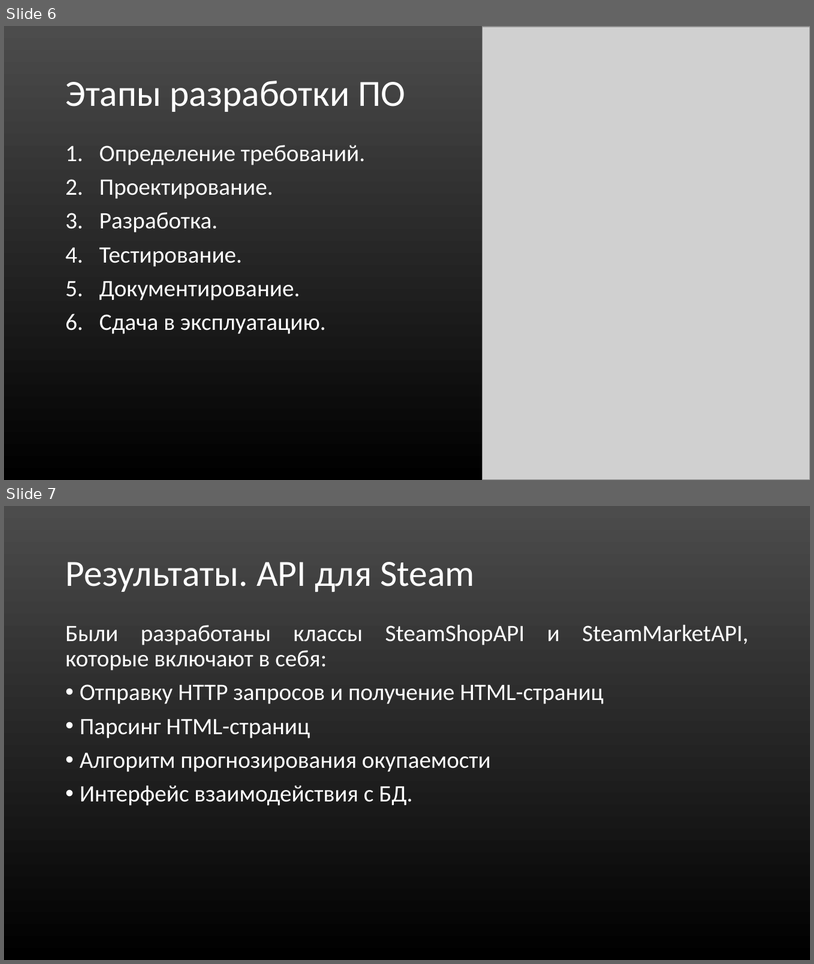
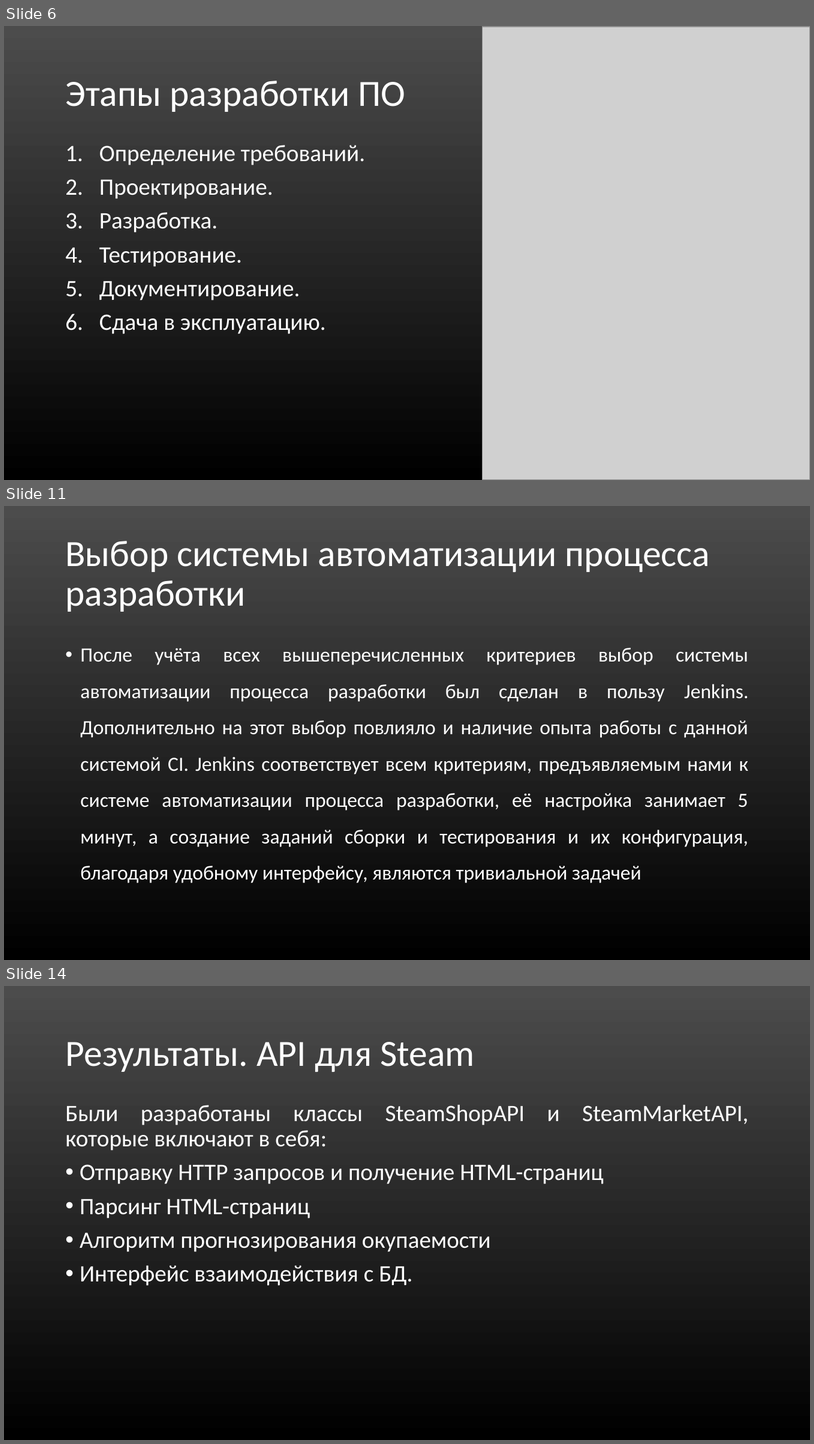
Before and after one commit to Mr-Dm1try/SteamCardsFarmer, a slide deck: Презентация_Помойки.ppt. Shown one above the other, each under a label of ours: slides 6 and 7 before the commit, slides 6, 11 and 14 after it; the slides between them are not shown. The pictures are 814x964 and 814x1444 pixels, drawn with LibreOffice and Linux fonts; fonts in the diff are those of the drawing; grey boxes stand for pictures. Boxes give left, top, right and bottom in pixels: in the first picture for what was removed or moved away, otherwise in the second. Text is boxed around its words. In the diff, an @@ line names an element or a change of style, - is before the commit and + after.

```diff
--- a/Презентация_Помойки.ppt
+++ b/Презентация_Помойки.ppt
@@ slide 11 added at (4,506,810,960), background gradient #4C4C4C to #000000 @@
@@ title added at (65,541,710,612), 44 pt, text #FFFFFF @@
+Выбор системы автоматизации процесса разработки
@@ text added at (80,648,749,883), 24 pt, text #FFFFFF @@
+• После учёта всех вышеперечисленных критериев выбор системы автоматизации процесса разработки был сделан в пользу Jenkins. Дополнительно на этот выбор повлияло и наличие опыта работы с данной системой CI. Jenkins соответствует всем критериям, предъявляемым нами к системе автоматизации процесса разработки, её настройка занимает 5 минут, а создание заданий сборки и тестирования и их конфигурация, благодаря удобному интерфейсу, являются тривиальной задачей
@@ what was slide 7 is now slide 14 @@
```
Also in this commit, not shown: 6 other slides added.
